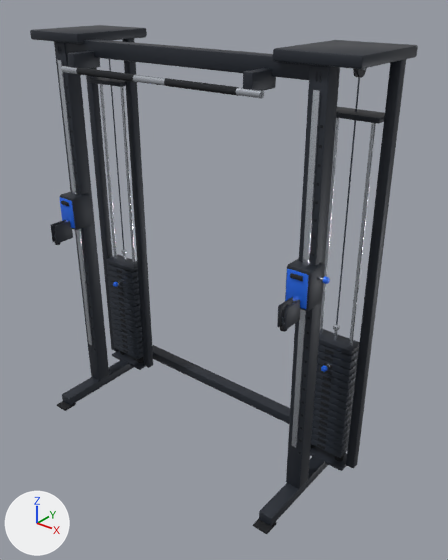
A saved change to the glTF model exercise-motion/models/machines/dual-adjustable-pulley.glb.
Both versions are drawn from a 50 mm lens placed at (2.1, -2.26, 2.53), pointed at (0.17, 0.16, 1.04). The lights are fixed; the arrows at lower left show +X, +Y and +Z. The first picture is the older version. Where no turn or scale is listed for an object, it has been applied to the vertices.

Objects in the first picture: 'carriage_L.accent', 'carriage_L.frame', 'carriage_L.grip', 'carriage_R.accent', 'carriage_R.frame', 'carriage_R.grip', 'frame.cable', 'frame.chrome', 'frame.frame', 'pulley_L.frame', 'pulley_R.frame', 'pullup_bar.chrome', 'pullup_bar.frame', 'pullup_bar.grip', 'stack_L.accent', 'stack_L.frame', 'stack_L.stack', 'stack_R.accent', 'stack_R.frame', 'stack_R.stack' and 7 more.
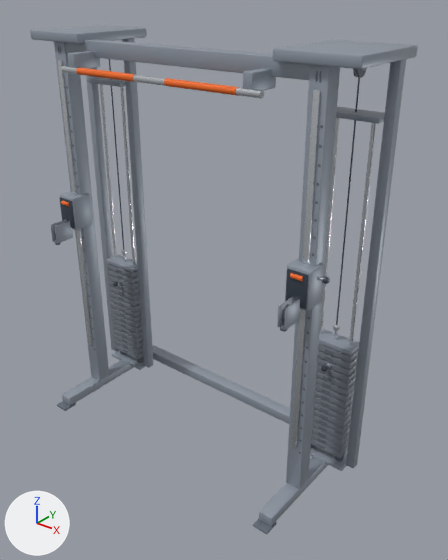
Diff of the bpy script that builds the scene:
```diff
--- a/exercise-motion/models/machines/dual-adjustable-pulley.glb.py
+++ b/exercise-motion/models/machines/dual-adjustable-pulley.glb.py
@@ mat_mat_accent @@
 mat_mat_accent = principled_material('mat_accent')
-mat_mat_accent.base_color = (0.0203, 0.156, 0.88)  # blue #276ef1
+mat_mat_accent.base_color = (0.0482, 0.063, 0.0865)  # greyish blue #3e4753
 mat_mat_accent.metallic = 0.22
@@ mat_mat_frame @@
 mat_mat_frame = principled_material('mat_frame')
-mat_mat_frame.base_color = (0.0273, 0.0331, 0.0452)  # dark grey #2e333c
+mat_mat_frame.base_color = (0.319, 0.361, 0.423)  # grey #99a2ae
 mat_mat_frame.metallic = 0.38
@@ mat_mat_grip @@
 mat_mat_grip = principled_material('mat_grip')
-mat_mat_grip.base_color = (0.0103, 0.0123, 0.016)  # black #1a1d22
+mat_mat_grip.base_color = (0.888, 0.147, 0.0123)  # orange #f26b1d
 mat_mat_grip.metallic = 0.02
@@ mat_mat_stack @@
 mat_mat_stack = principled_material('mat_stack')
-mat_mat_stack.base_color = (0.0395, 0.0482, 0.0648)  # greyish blue #383e48
+mat_mat_stack.base_color = (0.262, 0.292, 0.337)  # grey #8c939d
 mat_mat_stack.metallic = 0.52
```

Boxes [x1, y1, x2, y2] around the edits, measured in the pictures (448 x 560 px):
'frame.frame', recoloured (dark grey to grey): [30, 25, 418, 526] in both
'stack_L.stack', recoloured (lighter): [311, 344, 359, 458] in both
'stack_R.stack', recoloured (lighter): [107, 263, 143, 359] in both
'pullup_bar.frame', recoloured: [67, 51, 276, 90] in both
'pullup_bar.grip', recoloured (black to orange): [76, 67, 238, 96] in both
'carriage_L.frame', recoloured (dark grey to grey): [285, 258, 325, 311] in both
'carriage_R.frame', recoloured (dark grey to grey): [60, 192, 92, 230] in both
'carriage_L.accent', recoloured (darker): [286, 269, 330, 309] in both
'stack_L.frame', recoloured (dark grey to grey): [319, 329, 359, 356] in both
'pulley_L.frame', recoloured (dark grey to grey): [277, 297, 300, 330] in both
'pulley_R.frame', recoloured (dark grey to grey): [50, 220, 73, 244] in both
'stack_R.frame', recoloured (dark grey to grey): [106, 255, 138, 272] in both
'carriage_R.accent', recoloured (darker): [60, 197, 75, 228] in both
'carriage_L.grip', recoloured: [290, 273, 303, 281] in both
'stack_L.accent', recoloured: [321, 365, 328, 372] in both
'carriage_R.grip', recoloured: [61, 201, 69, 206] in both
